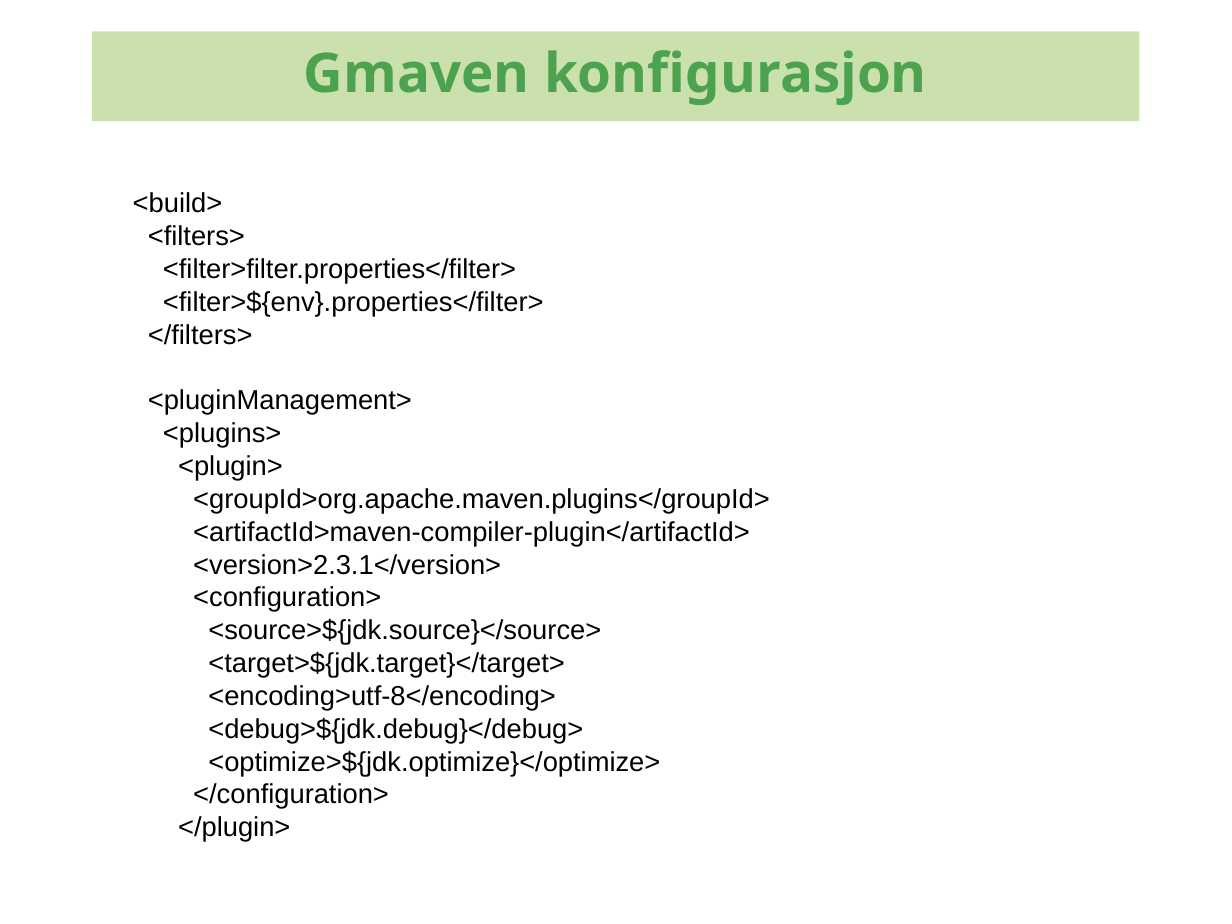
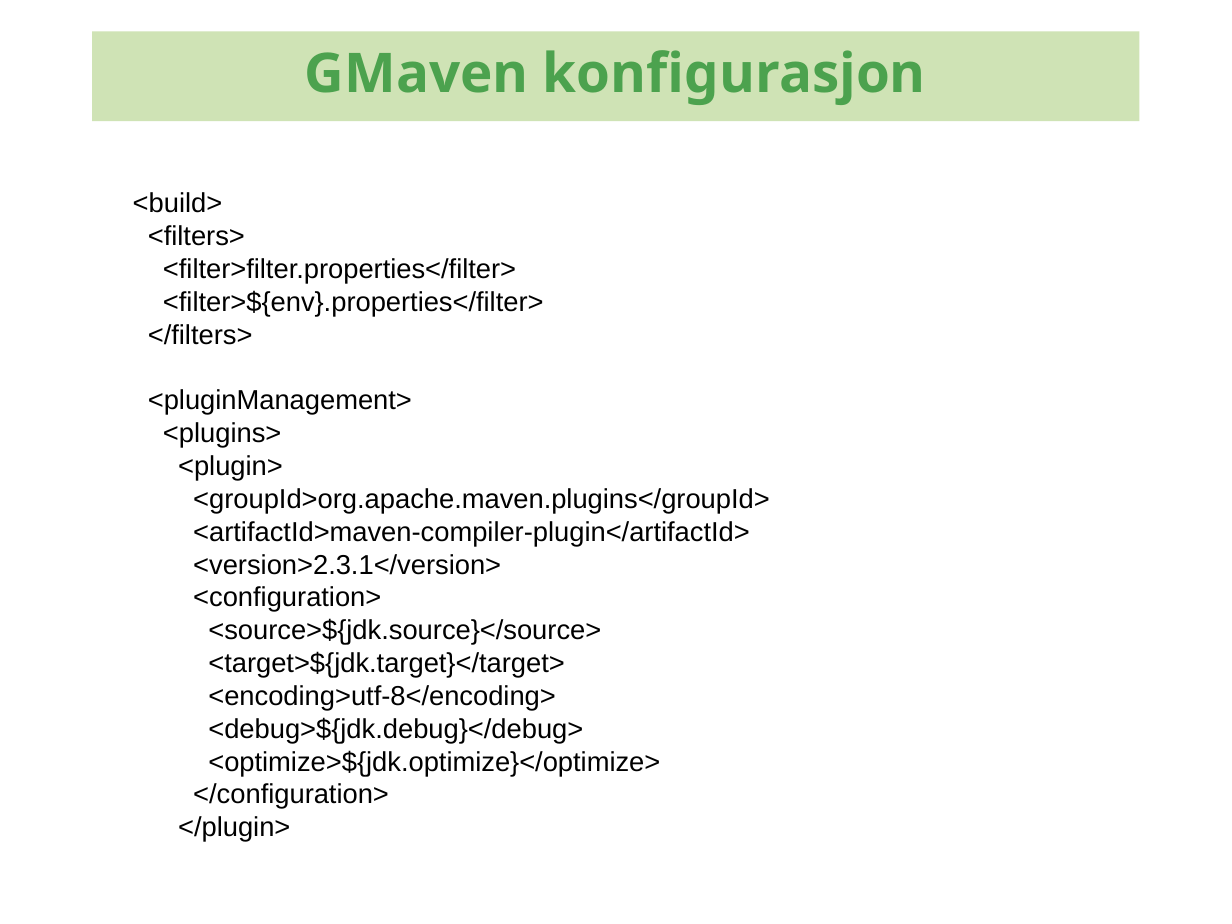
Before and after one commit to kenglxn/seam-maven-refimpl, a slide deck: slide 12 of sandbox/loo/gmaven-lynforedrag/gmaven-lynforedrag.odp (slide 11 before the commit). Drawn at 1232x924 pixels with LibreOffice and Linux fonts; fonts in the diff are those of the drawing; background and template pictures are left out. Boxes give left, top, right and bottom in pixels: in the first picture for what was removed or moved away, otherwise in the second. Text is boxed around its words. In the diff, an @@ line names an element or a change of style, - is before the commit and + after.

Commit message:
Updated GMaven lightning talk

```diff
--- a/sandbox/loo/gmaven-lynforedrag/gmaven-lynforedrag.odp
+++ b/sandbox/loo/gmaven-lynforedrag/gmaven-lynforedrag.odp
@@ rectangle "GMaven konfigurasjon" at [92,31,1140,121]: fill #CAE0AD to #CAE0AD at 90% opacity @@
@@ text in rectangle at [305,50,926,105]: text changed @@
-Gmaven konfigurasjon
+GMaven konfigurasjon
```
Also in this commit, not shown: 27 other slides changed, 2 slides added, 5 other files.
